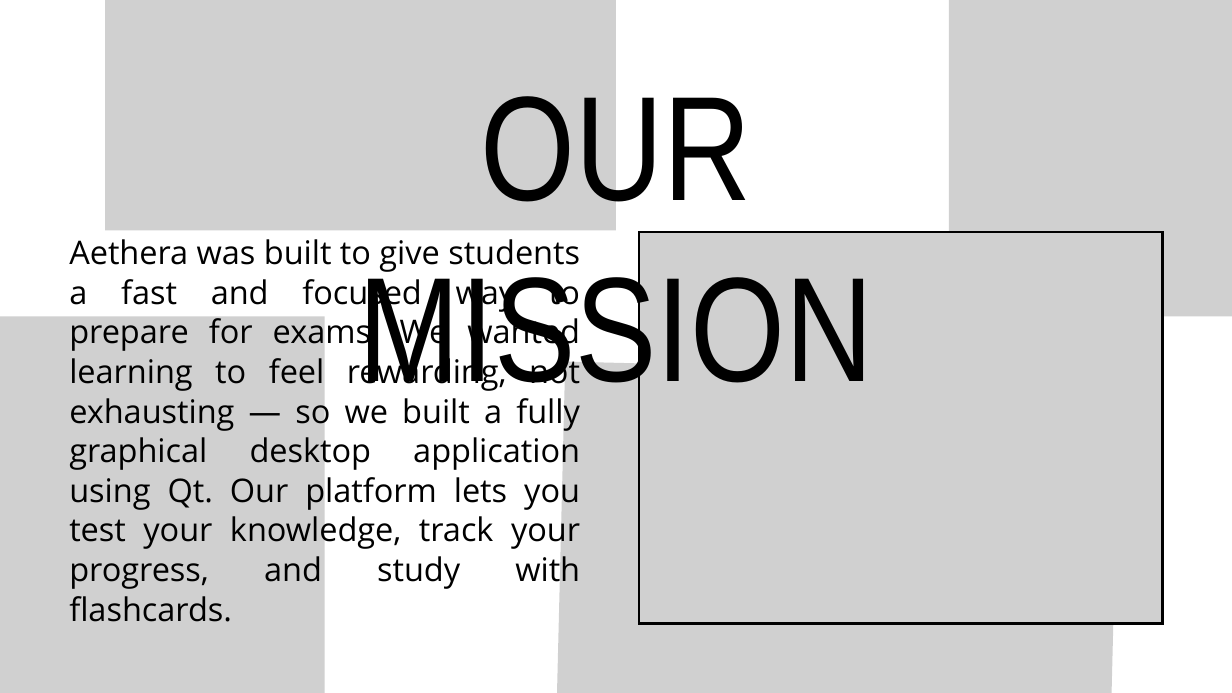
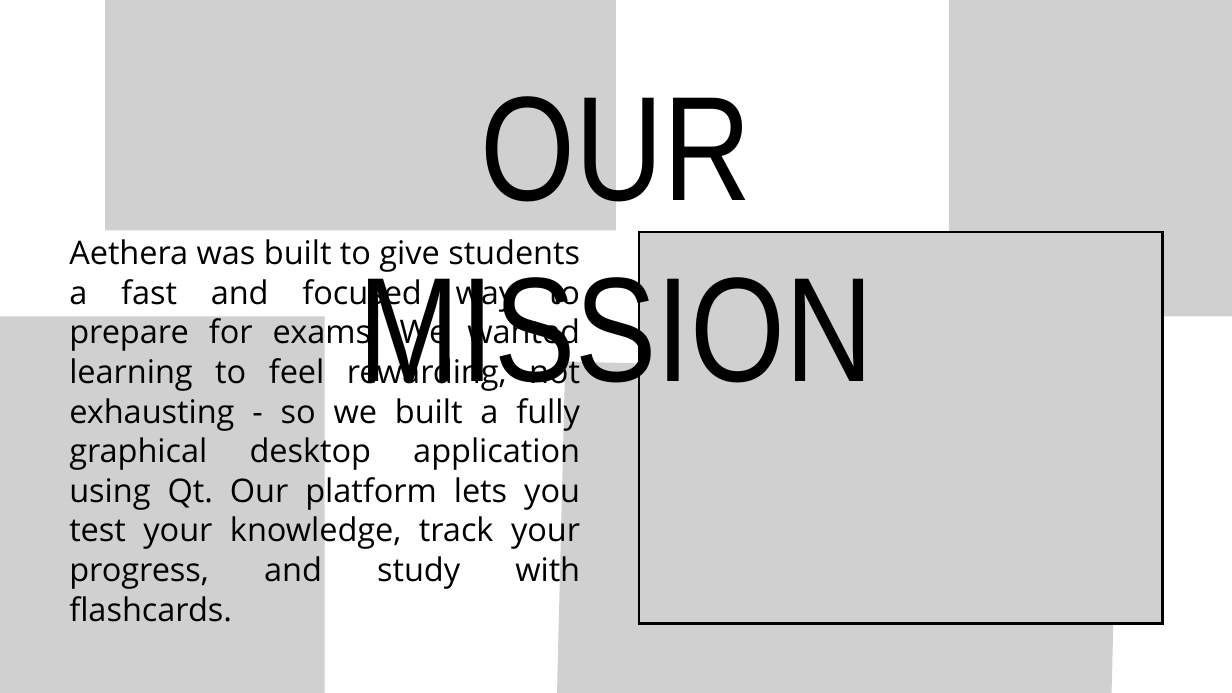
Before and after one commit to DIDimov24/Aethera, a slide deck: slide 4 of docs/Aethera-Presentation.pptx. Drawn at 1232x693 pixels with LibreOffice and Linux fonts; fonts in the diff are those of the drawing; grey boxes stand for pictures; background and template pictures are left out. Boxes give left, top, right and bottom in pixels: in the first picture for what was removed or moved away, otherwise in the second. Text is boxed around its words. In the diff, an @@ line names an element or a change of style, - is before the commit and + after.

Commit message:
Update presentation

```diff
--- a/docs/Aethera-Presentation.pptx
+++ b/docs/Aethera-Presentation.pptx
@@ text at <box>69,239,580,622</box>: text changed @@
-Aethera was built to give students a fast and focused way to prepare for exams. We wanted learning to feel rewarding, not exhausting — so we built a fully graphical desktop application using Qt. Our platform lets you test your knowledge, track your progress, and study with flashcards.
+Aethera was built to give students a fast and focused way to prepare for exams. We wanted learning to feel rewarding, not exhausting - so we built a fully graphical desktop application using Qt. Our platform lets you test your knowledge, track your progress, and study with flashcards.
```
Also in this commit, not shown: 1 slide added, 1 slide removed.
